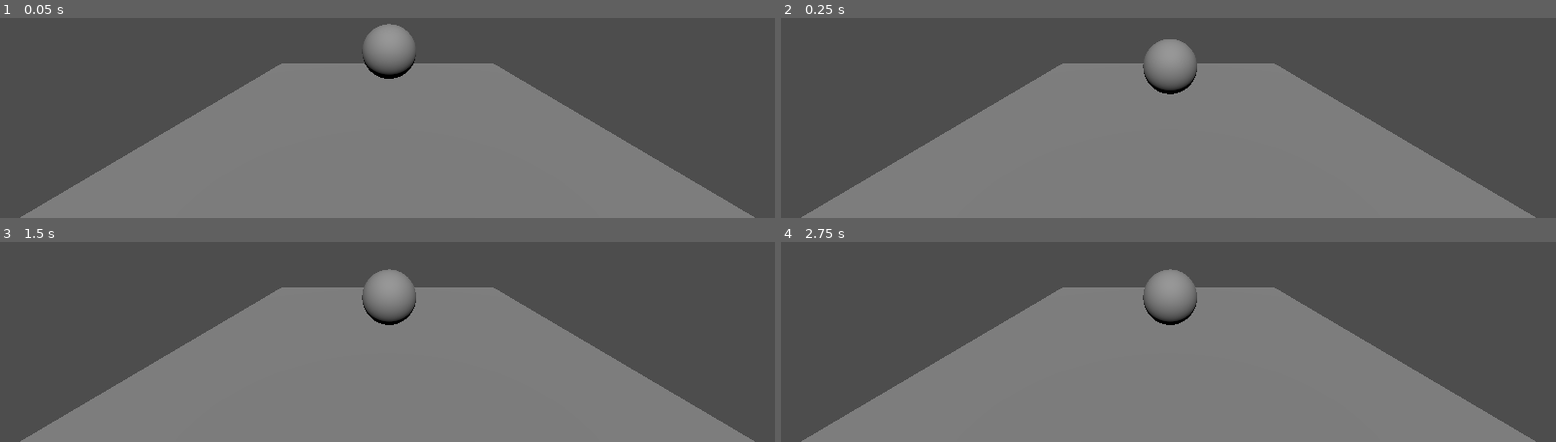
Above: before the commit, frames 1-4 (two rows, left to right).
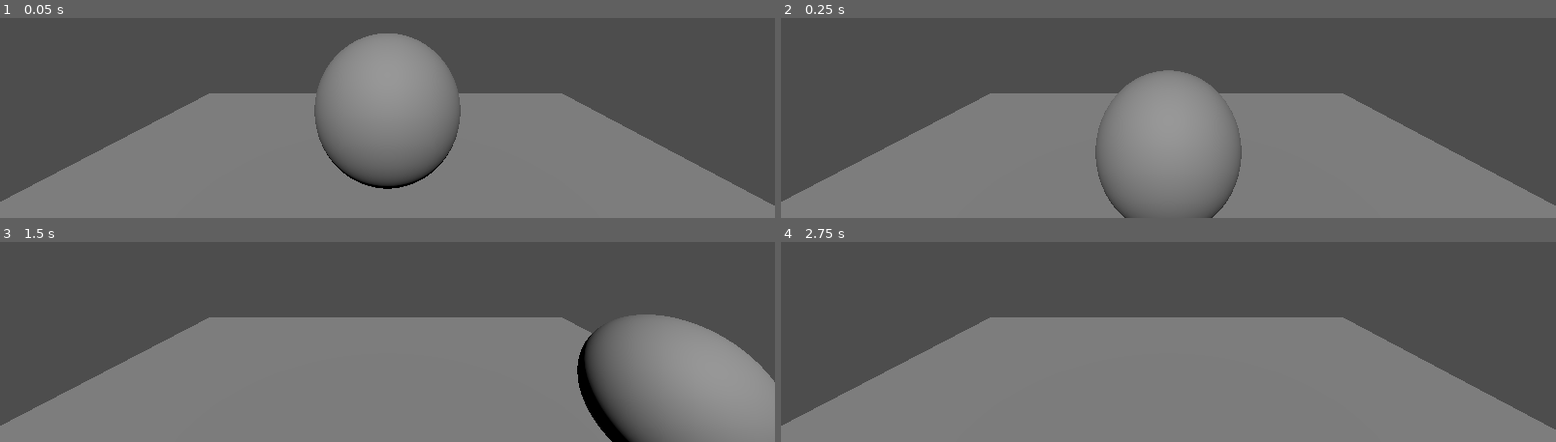
Above: after the commit, the same moments.

Repository: sandroalvoz/in-our-minds-godot
Game: Godot game, scene res://Scenes/TestLevel.tscn
Same seed, same stepped clock (60 frames per second), same inputs: the game is played once before the commit and once after it.
Inputs:
- Up to frame 1 (0.05 s): no input
- Up to frame 2 (0.25 s): no input
- Up to frame 3 (1.5 s): hold D (right, bound only after the commit) 0.53-1.28 s; hold S (backward, bound only after the commit) from 1.28 s (still down)
- Up to frame 4 (2.75 s): release S (backward, bound only after the commit) at 2.03 s; hold D (right, bound only after the commit) from 2.03 s (still down)

The runs differ from the first frame. In frame 1, 11% of the frame differs, in the area x 0-100%, y 2-100%; in frame 2, 12%; in frame 3, 19%, in the area x 0-100%, y 13-100%; in frame 4, 10%.

Commit message:
feat: basic player movement

Diff:
--- a/Scenes/Player.tscn
+++ b/Scenes/Player.tscn
@@ -1,4 +1,6 @@
-[gd_scene load_steps=3 format=3 uid="uid://da7ai80i7q1ap"]
+[gd_scene load_steps=4 format=3 uid="uid://da7ai80i7q1ap"]
+
+[ext_resource type="Script" path="res://Scripts/PlayerMovement.gd" id="1_t2ifs"]
 
 [sub_resource type="SphereShape3D" id="SphereShape3D_rj0au"]
 
@@ -7,9 +9,13 @@
 [node name="Player" type="Node3D"]
 
 [node name="RigidBody3D" type="RigidBody3D" parent="."]
+script = ExtResource("1_t2ifs")
 
 [node name="CollisionShape3D" type="CollisionShape3D" parent="RigidBody3D"]
 shape = SubResource("SphereShape3D_rj0au")
 
 [node name="MeshInstance3D" type="MeshInstance3D" parent="RigidBody3D"]
 mesh = SubResource("SphereMesh_voeer")
+
+[node name="Camera3D" type="Camera3D" parent="."]
+transform = Transform3D(1, 0, 0, 0, 1, 0, 0, 0, 1, 0, 0.723031, 2.0062)
--- a/Scenes/TestLevel.tscn
+++ b/Scenes/TestLevel.tscn
@@ -22,8 +22,5 @@
 [node name="Player" parent="." instance=ExtResource("1_hsjsj")]
 transform = Transform3D(1, 0, 0, 0, 1, 0, 0, 0, 1, 0.0308855, 0.59216, 0.0278077)
 
-[node name="Camera3D" type="Camera3D" parent="."]
-transform = Transform3D(1, 0, 0, 0, 1, 0, 0, 0, 1, 0, 1.51747, 5.30341)
-
 [node name="DirectionalLight3D" type="DirectionalLight3D" parent="."]
 transform = Transform3D(1, 0, 0, 0, 0.707107, 0.707107, 0, -0.707107, 0.707107, 0, 2.91899, 5.30341)
--- /dev/null
+++ b/Scripts/PlayerMovement.gd
@@ -0,0 +1,32 @@
+extends RigidBody3D
+
+@export var movement_speed : float = 385.0
+@export var max_speed : float = 7.5
+
+@onready var camera_3d = $"../Camera3D"
+
+func _physics_process(delta: float) -> void:
+	movement(delta)
+
+# Player physical movement
+# params: delta: float - time between frames
+func movement(delta) -> void:
+
+	# Get the input from the player
+	var f_input: float = Input.get_action_strength("backward") - Input.get_action_strength("forward")
+	var h_input: float = Input.get_action_strength("right") - Input.get_action_strength("left")
+
+	# Get the camera transform
+	var camera_transform = camera_3d.get_camera_transform()
+
+	# Get the camera direction
+	var relative_camera_direction_x = camera_transform.basis.x.normalized()
+	var relative_camera_direction_z = camera_transform.basis.z.normalized()
+
+	# Calculate the direction of the movement
+	var direction_f = f_input * relative_camera_direction_z
+	var direction_h = h_input * relative_camera_direction_x
+
+	# Apply the force to the player
+	apply_central_force(direction_f * movement_speed * delta)
+	apply_central_force(direction_h * movement_speed * delta)
--- a/project.godot
+++ b/project.godot
@@ -15,6 +15,33 @@
 config/features=PackedStringArray("4.2", "GL Compatibility")
 config/icon="res://2D/icon.svg"
 
+[input]
+
+forward={
+"deadzone": 0.5,
+"events": [Object(InputEventKey,"resource_local_to_scene":false,"resource_name":"","device":-1,"window_id":0,"alt_pressed":false,"shift_pressed":false,"ctrl_pressed":false,"meta_pressed":false,"pressed":false,"keycode":0,"physical_keycode":87,"key_label":0,"unicode":119,"echo":false,"script":null)
+, Object(InputEventJoypadMotion,"resource_local_to_scene":false,"resource_name":"","device":-1,"axis":1,"axis_value":-1.0,"script":null)
+]
+}
+backward={
+"deadzone": 0.5,
+"events": [Object(InputEventKey,"resource_local_to_scene":false,"resource_name":"","device":-1,"window_id":0,"alt_pressed":false,"shift_pressed":false,"ctrl_pressed":false,"meta_pressed":false,"pressed":false,"keycode":0,"physical_keycode":83,"key_label":0,"unicode":115,"echo":false,"script":null)
+, Object(InputEventJoypadMotion,"resource_local_to_scene":false,"resource_name":"","device":-1,"axis":1,"axis_value":1.0,"script":null)
+]
+}
+left={
+"deadzone": 0.5,
+"events": [Object(InputEventKey,"resource_local_to_scene":false,"resource_name":"","device":-1,"window_id":0,"alt_pressed":false,"shift_pressed":false,"ctrl_pressed":false,"meta_pressed":false,"pressed":false,"keycode":0,"physical_keycode":65,"key_label":0,"unicode":97,"echo":false,"script":null)
+, Object(InputEventJoypadMotion,"resource_local_to_scene":false,"resource_name":"","device":-1,"axis":0,"axis_value":-1.0,"script":null)
+]
+}
+right={
+"deadzone": 0.5,
+"events": [Object(InputEventKey,"resource_local_to_scene":false,"resource_name":"","device":-1,"window_id":0,"alt_pressed":false,"shift_pressed":false,"ctrl_pressed":false,"meta_pressed":false,"pressed":false,"keycode":0,"physical_keycode":68,"key_label":0,"unicode":100,"echo":false,"script":null)
+, Object(InputEventJoypadMotion,"resource_local_to_scene":false,"resource_name":"","device":-1,"axis":0,"axis_value":1.0,"script":null)
+]
+}
+
 [rendering]
 
 renderer/rendering_method="gl_compatibility"
